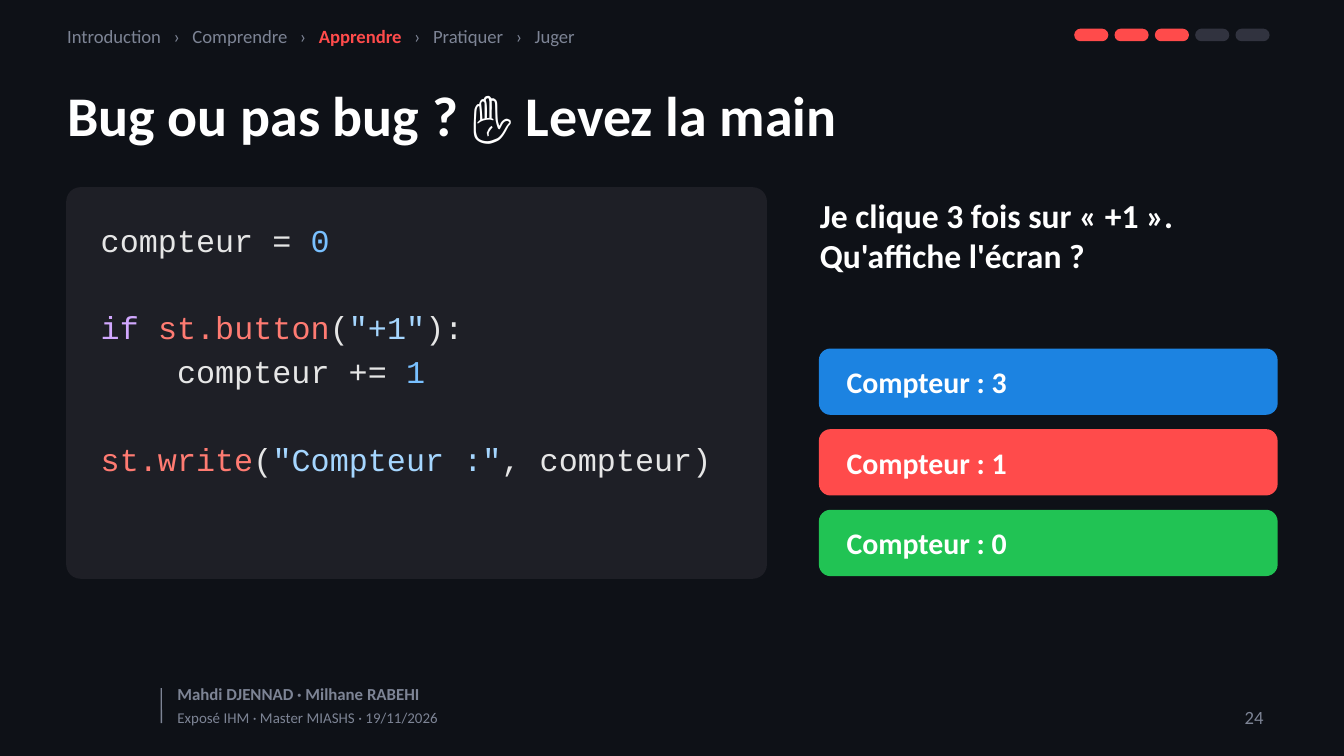
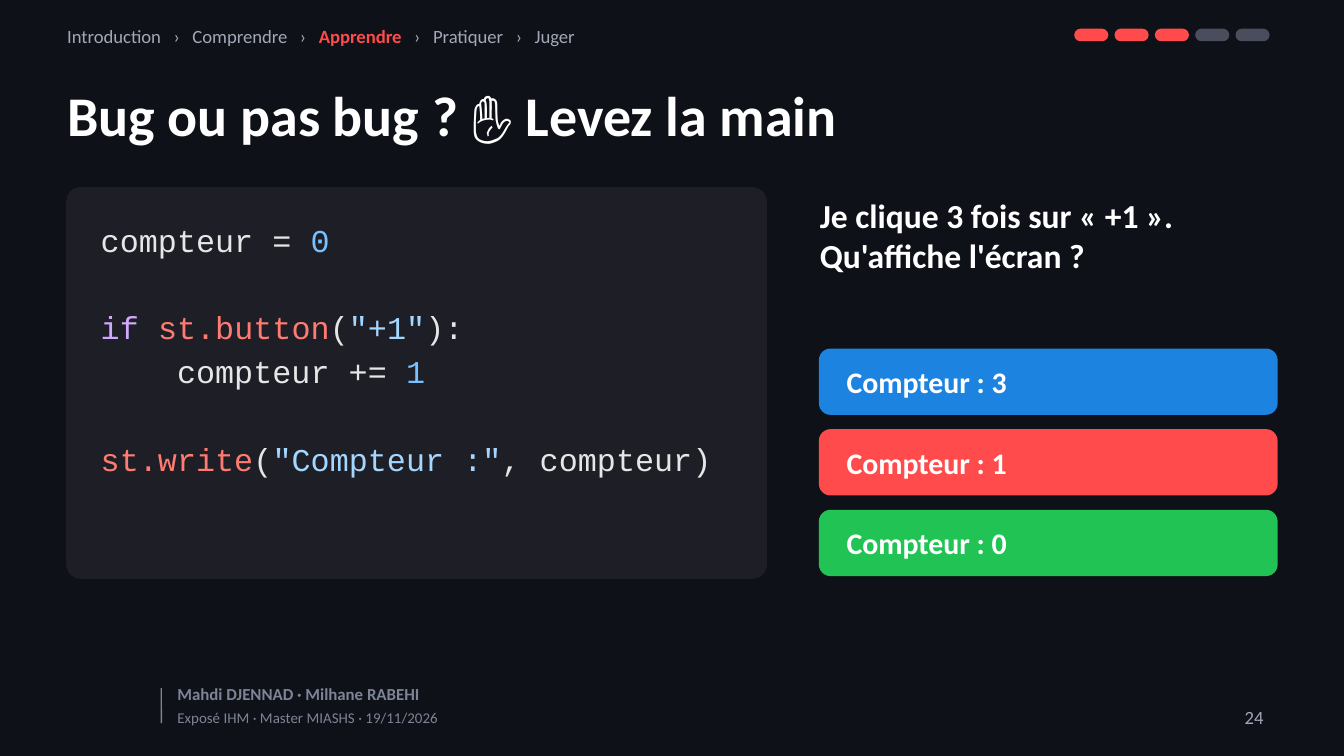
Before and after one commit to Milhane69/Portfolio-RABEHI-Milhane, a slide deck: slide 24 of Streamlit_Expose_IHM_G5.pptx. Drawn at 1344x756 pixels with LibreOffice and Linux fonts; fonts in the diff are those of the drawing; background and template pictures are left out. Boxes give left, top, right and bottom in pixels: in the first picture for what was removed or moved away, otherwise in the second. Text is boxed around its words. In the diff, an @@ line names an element or a change of style, - is before the commit and + after.

```diff
--- a/Streamlit_Expose_IHM_G5.pptx
+++ b/Streamlit_Expose_IHM_G5.pptx
@@ text "Introduction › Comprendre › Apprendre ..." at [67,30,575,46]: text colour #7D8495 to #A3A8B8 in "Introduction › Comprendre › › Pratiquer › ..." @@
@@ rounded rectangle at [1196,30,1228,40]: fill #31333F to #4A4E5C; outline #31333F 1 pt to #4A4E5C 1 pt @@
@@ rounded rectangle at [1236,30,1269,40]: fill #31333F to #4A4E5C; outline #31333F 1 pt to #4A4E5C 1 pt @@
@@ page number at [1245,712,1264,724]: text colour #7D8495 to #A3A8B8 @@
```
Also in this commit, not shown: 39 other slides changed, 6 other files.
